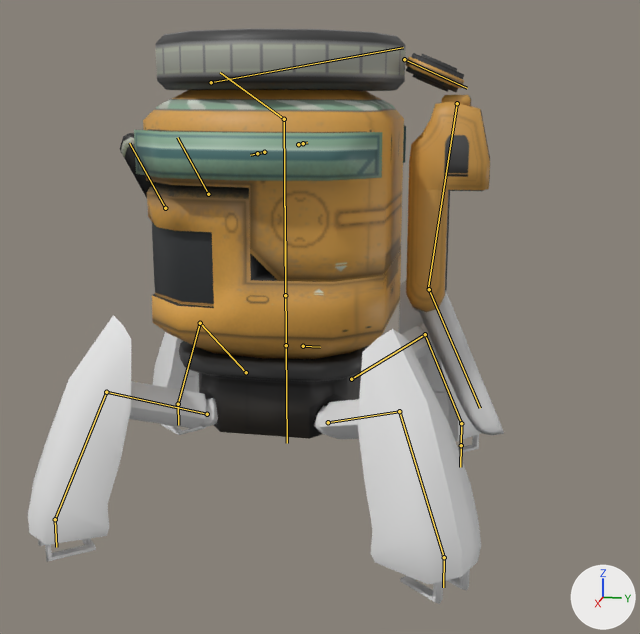
An edit to the FBX model Procedural animation test/Assets/Models/Player/Hermit.fbx, drawn before and after from the same camera.
The view is the same before and after, from a camera (50 mm lens) standing at (1.099, 0.269, 0.519) and looking at (0.002, 0.05, 0.245). Every picture has the same lights, and +X, +Y and +Z are marked at lower right. The older version comes first. The bones that change, and the others that lie on the model, are drawn over the model as lines.

Names of what the first picture shows: 'Body', 'DownPart', 'Knife', 'Legs', 'Multi-tool', 'UpPart'.
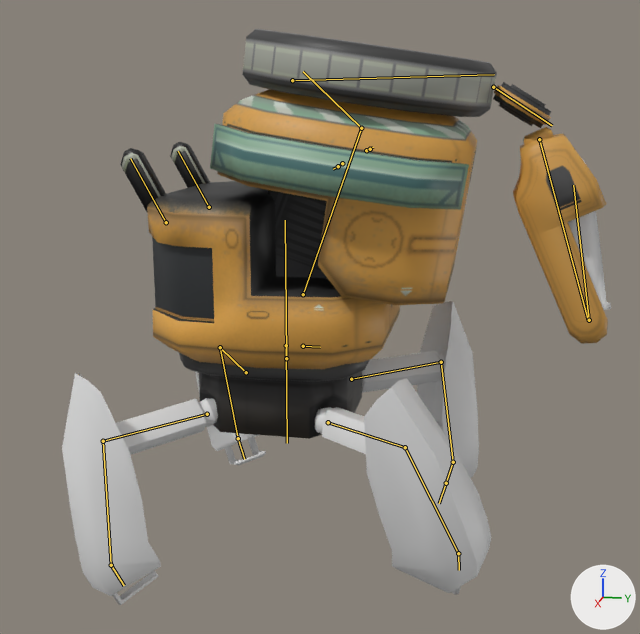
The newer file adds an action. The first version stands in its rest pose; the second is drawn at frame 7 of the action 'Hermit|JumpLegs'.

What differs and where, as boxes [x1, y1, x2, y2] in the pictures (640 x 634 px):
```json
{"object": "UpPart", "change": "posed", "before": [134, 29, 406, 282], "after": [210, 29, 497, 305], "on screen": "9% taller"}
{"object": "Legs", "change": "posed", "before": [28, 281, 481, 604], "after": [62, 301, 491, 605]}
{"object": "DownPart", "change": "posed", "before": [120, 133, 401, 359], "after": [120, 142, 400, 369]}
{"object": "Multi-tool", "change": "posed", "before": [405, 53, 490, 312], "after": [493, 82, 608, 344], "on screen": "35% wider"}
{"object": "Knife", "change": "posed", "before": [414, 290, 504, 435], "after": [568, 159, 611, 310]}
{"bone": "UpperLegFrontR.Fr", "before": "(246, 372) to (200, 323)", "after": "(246, 372) to (220, 347)"}
{"bone": "UpperLegFrontL.Fr", "before": "(207, 414) to (106, 392)", "after": "(207, 414) to (103, 441)"}
{"bone": "UpperLegBackL", "before": "(328, 422) to (399, 411)", "after": "(328, 422) to (405, 447)"}
{"bone": "UpperLegBackR", "before": "(351, 379) to (425, 334)", "after": "(351, 379) to (441, 362)"}
{"bone": "LowerPart", "before": "(286, 345) to (285, 206)", "after": "(286, 358) to (285, 220)"}
{"bone": "CentralJoint", "before": "(285, 295) to (284, 119)", "after": "(303, 294) to (361, 128)"}
{"bone": "UpperPart", "before": "(284, 119) to (220, 72)", "after": "(361, 128) to (303, 71)"}
{"bone": "MultiTool", "before": "(457, 103) to (428, 289)", "after": "(539, 139) to (588, 320)"}
{"bone": "Item", "before": "(429, 289) to (480, 408)", "after": "(589, 320) to (573, 185)"}
```

Scene script edits in JSON lines:
```json
{"block": "bone_upperlegfrontr_fr", "where": "bone_upperlegfrontr_fr = bpy.data.objects['Hermit'].pose.bones['UpperLegFrontR.Fr']  # child of 'Base'"}
{"op": "set", "path": "bone_upperlegfrontr_fr.rotation_quaternion", "old": "(1.0, 0.0, 0.0, 0.0)", "new": "(0.966, 0.191, -0.133, -0.116)", "note": "degrees (0, 0, 0) -> degrees (24, -12, -16)"}
{"block": "bone_upperlegfrontl_fr", "where": "bone_upperlegfrontl_fr = bpy.data.objects['Hermit'].pose.bones['UpperLegFrontL.Fr']  # child of 'Base'"}
{"op": "set", "path": "bone_upperlegfrontl_fr.rotation_quaternion", "old": "(1.0, 0.0, 0.0, 0.0)", "new": "(0.976, 0.116, 0.007, 0.186)", "note": "degrees (0, 0, 0) -> degrees (13, -2, 21)"}
{"block": "bone_upperlegbackl", "where": "bone_upperlegbackl = bpy.data.objects['Hermit'].pose.bones['UpperLegBackL']  # child of 'Base'"}
{"op": "set", "path": "bone_upperlegbackl.rotation_quaternion", "old": "(1.0, 0.0, 0.0, 0.0)", "new": "(0.966, 0.044, 0.211, 0.146)", "note": "degrees (0, 0, 0) -> degrees (9, 23, 19)"}
{"block": "bone_upperlegbackr", "where": "bone_upperlegbackr = bpy.data.objects['Hermit'].pose.bones['UpperLegBackR']  # child of 'Base'"}
{"op": "set", "path": "bone_upperlegbackr.rotation_quaternion", "old": "(1.0, 0.0, 0.0, 0.0)", "new": "(0.983, 0.179, 0.017, -0.041)", "note": "degrees (0, 0, 0) -> degrees (21, 3, -4)"}
{"block": "bone_lowerpart", "where": "bone_lowerpart = bpy.data.objects['Hermit'].pose.bones['LowerPart']  # child of 'MovTotal'"}
{"op": "set", "path": "bone_lowerpart.location", "old": "(0.0, 0.0, 0.0)", "new": "(0.0, -0.018, 0.0)"}
{"block": "bone_centraljoint", "where": "bone_centraljoint = bpy.data.objects['Hermit'].pose.bones['CentralJoint']  # child of 'LowerPart'"}
{"op": "set", "path": "bone_centraljoint.location", "old": "(0.0, 0.0, 0.0)", "new": "(0.0, 0.02, -0.023)"}
{"op": "set", "path": "bone_centraljoint.rotation_quaternion", "old": "(1.0, 0.0, 0.0, 0.0)", "new": "(0.986, -0.167, 0.0, 0.0)", "note": "degrees (0, 0, 0) -> degrees (-19, 0, 0)"}
{"block": "bone_upperpart", "where": "bone_upperpart = bpy.data.objects['Hermit'].pose.bones['UpperPart']  # child of 'CentralJoint'"}
{"op": "set", "path": "bone_upperpart.rotation_quaternion", "old": "(1.0, 0.0, 0.0, 0.0)", "new": "(0.995, 0.096, -0.009, -0.009)", "note": "degrees (0, 0, 0) -> degrees (11, -1, -1)"}
{"block": "bone_multitool", "where": "bone_multitool = bpy.data.objects['Hermit'].pose.bones['MultiTool']  # child of 'SmallDisc'"}
{"op": "set", "path": "bone_multitool.rotation_quaternion", "old": "(1.0, 0.0, 0.0, 0.0)", "new": "(0.959, 0.284, 0.0, 0.0)", "note": "degrees (0, 0, 0) -> degrees (33, 0, 0)"}
{"block": "bone_item", "where": "bone_item = bpy.data.objects['Hermit'].pose.bones['Item']  # child of 'MultiTool'"}
{"op": "set", "path": "bone_item.rotation_quaternion", "old": "(1.0, 0.0, 0.0, 0.0)", "new": "(0.336, 0.942, 0.0, 0.0)", "note": "degrees (0, 0, 0) -> degrees (141, 0, 0)"}
```
